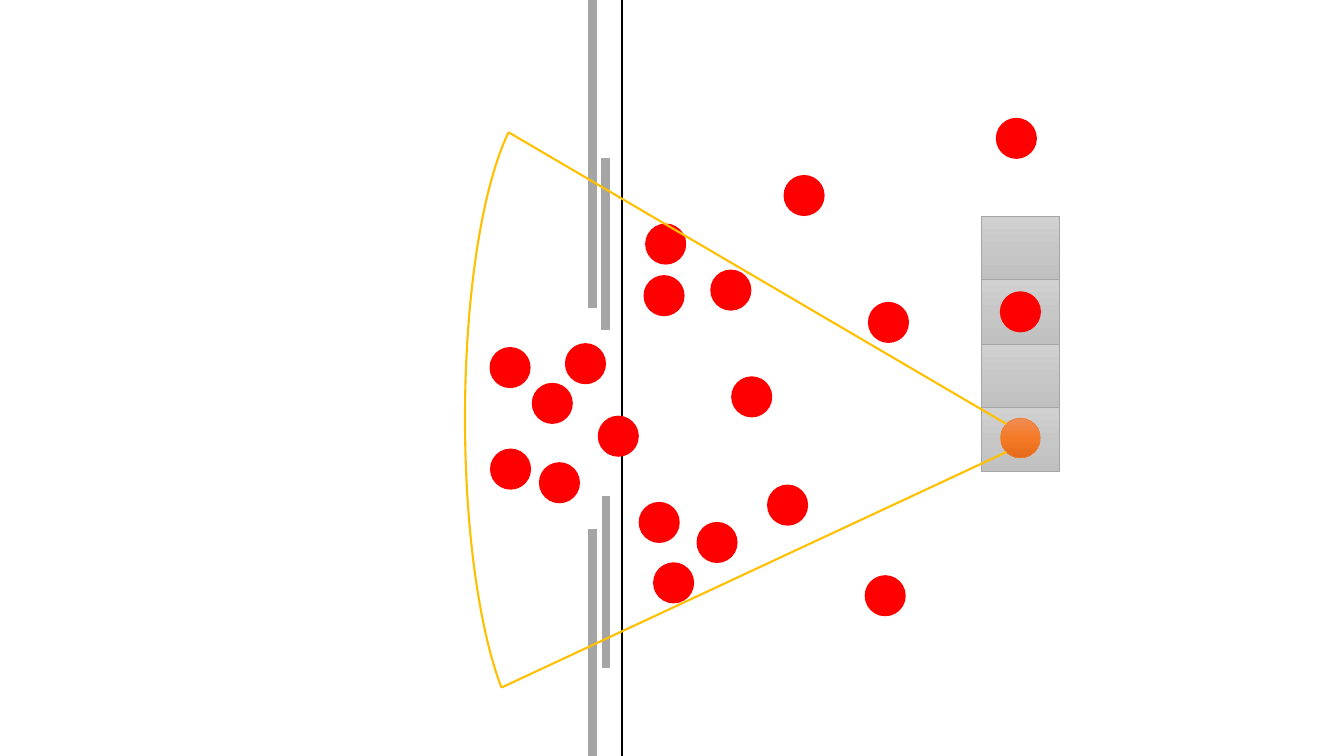
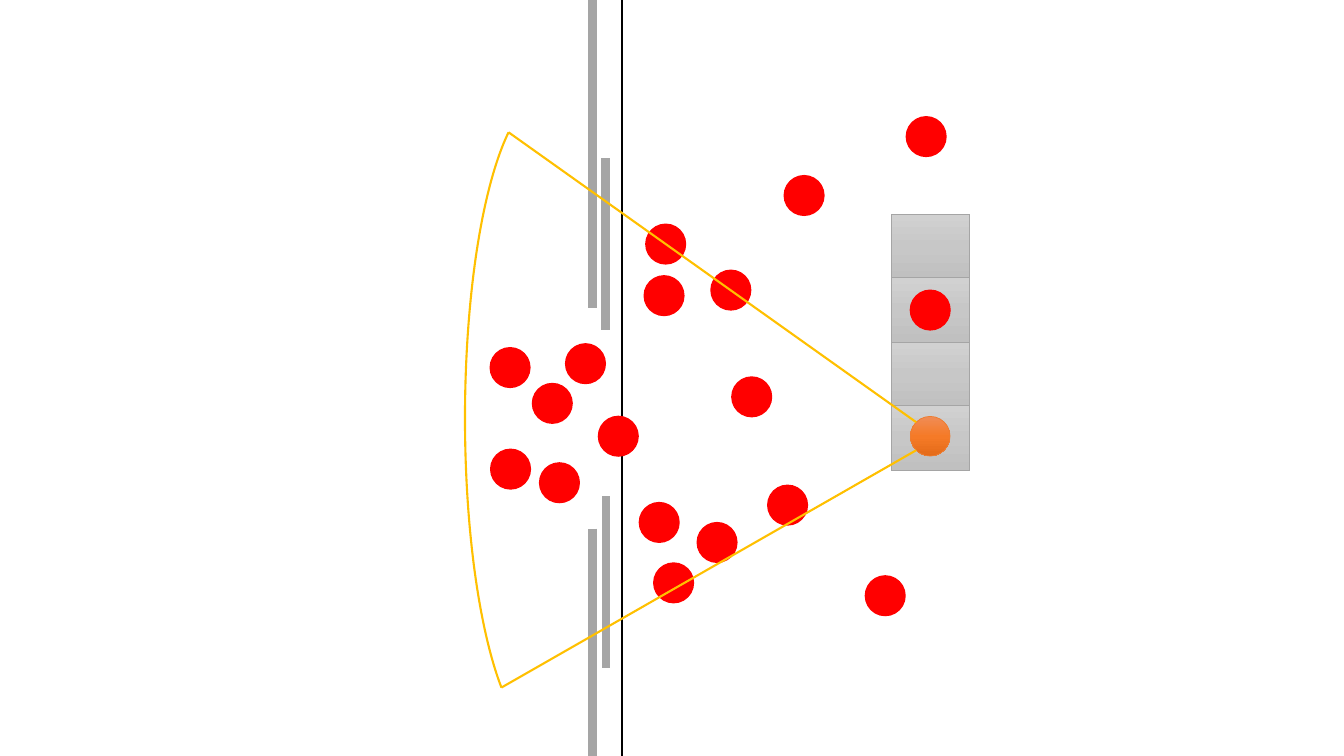
Before and after one commit to AlexandraMayer/Bachelorarbeit, a slide deck: slide 1 of Skizzen/SkizzenBA.pptx. Drawn at 1344x756 pixels with LibreOffice and Linux fonts; fonts in the diff are those of the drawing. Boxes give left, top, right and bottom in pixels: in the first picture for what was removed or moved away, otherwise in the second. Text is boxed around its words. In the diff, an @@ line names an element or a change of style, - is before the commit and + after.

```diff
--- a/Skizzen/SkizzenBA.pptx
+++ b/Skizzen/SkizzenBA.pptx
@@ line moved from (1006, 424) - (509, 132) to (917, 422) - (509, 132) @@
@@ ellipse removed at box(869, 302, 908, 342) @@
@@ 4 rectangles, 3 ellipses: place and size @@
-4 rectangles, 3 ellipses at box(982, 119, 1061, 472)
+4 rectangles, 3 ellipses at box(891, 117, 970, 470)
@@ line moved from (1006, 452) - (501, 688) to (917, 451) - (501, 688) @@
```
Also in this commit, not shown: 1 other slide changed, 20 other files.
